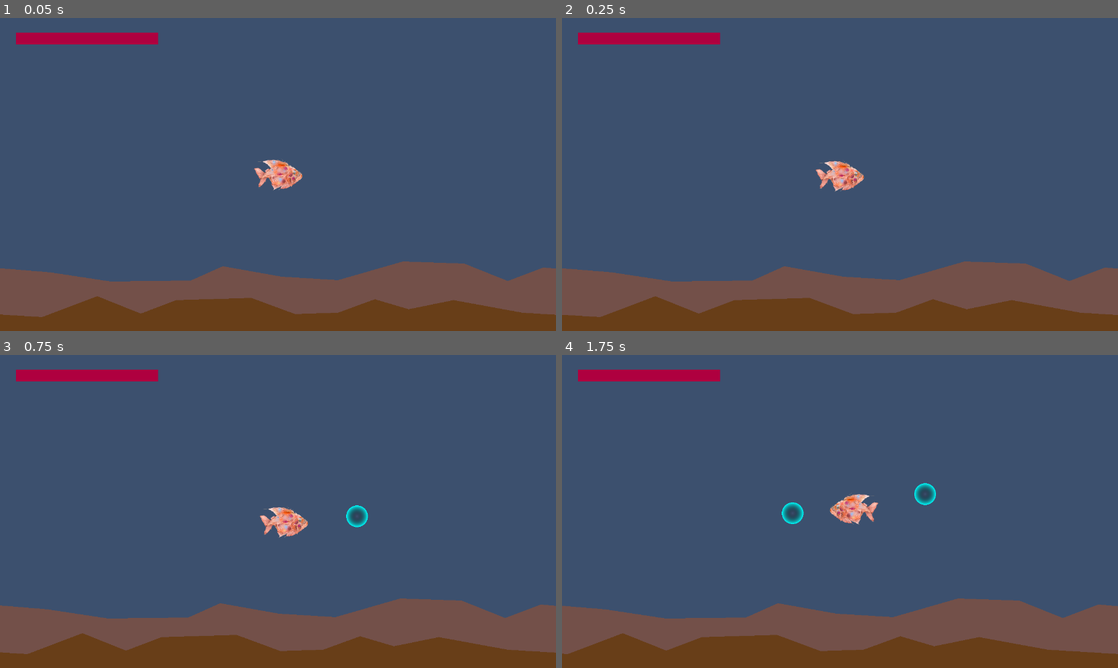
Above: before the commit, frames 1-4 (two rows, left to right).
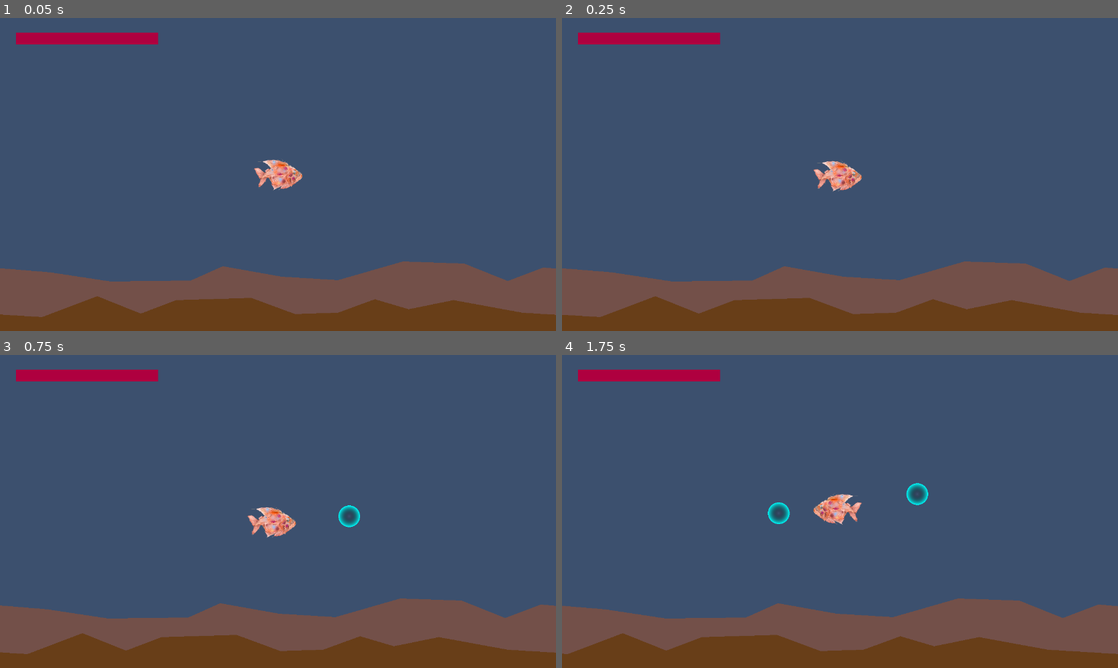
Above: after the commit, the same moments.

Repository: endertitan100/Ocusuk
Game: Godot game, scene res://Game.tscn
Same seed, same stepped clock (60 frames per second), same inputs: the game is played once before the commit and once after it.
Inputs:
- Up to frame 1 (0.05 s): no input
- Up to frame 2 (0.25 s): no input
- Up to frame 3 (0.75 s): hold D (right) from 0.53 s (still down); hold Q (shoot) from 0.53 s (still down)
- Up to frame 4 (1.75 s): tap Space (jump) at 0.77, 1.52 s; release D (right) at 1.28 s; release Q (shoot) at 1.28 s; hold A (left) from 1.28 s (still down); tap S (dive) at 1.35 s; tap Q (shoot) at 1.55 s

Frame 1 is identical in both runs. In frame 2, 0.4% of the frame differs, in the area x 45-55%, y 45-56%; in frame 3, 1.0%; in frame 4, 1.3%, in the area x 37-68%, y 40-55%.

Commit message:
Misc Changes

Diff:
--- a/Controller.gd
+++ b/Controller.gd
@@ -3,6 +3,7 @@
 @export var WaveSurgePower:float
 @export var MoveSpeed:float = 20
 @export var FloatStrength:float = 1.2
+@export var ShootCooldown:float = 0.35
 @onready var HealthBar: ProgressBar = $Health
 
 var Velocity = Vector2(0,0)
@@ -72,7 +73,7 @@
 	if event.is_action_pressed("jump") and Time.get_ticks_msec() - LastJump > 207:
 		Velocity.y = -1 * FloatStrength
 		LastJump = Time.get_ticks_msec()
-	elif event.is_action_pressed("shoot") and Time.get_ticks_msec() - LastShoot > 346:
+	elif event.is_action_pressed("shoot") and Time.get_ticks_msec() - LastShoot > ShootCooldown * 1000:
 		LastShoot = Time.get_ticks_msec()
 		ShootBubble()
 
--- a/Game.tscn
+++ b/Game.tscn
@@ -94,7 +94,7 @@
 material = SubResource("CanvasItemMaterial_qg2qc")
 mesh = SubResource("QuadMesh_7jaae")
 script = ExtResource("2_r31fr")
-WaveSurgePower = 1.0
+WaveSurgePower = 5.0
 
 [node name="Area2D" type="Area2D" parent="Player"]
 scale = Vector2(0.66, 1)
@@ -151,8 +151,8 @@
 
 [node name="EnemySpawner" type="Node2D" parent="."]
 script = ExtResource("2_fm45t")
-SpawnTime = 400
-SpawnRange = 1000
+SpawnTime = 4.0
+SpawnRange = 6.0
 
 [node name="FG" type="Parallax2D" parent="."]
 scroll_scale = Vector2(1.3, 1)
--- a/enemy_spawner.gd
+++ b/enemy_spawner.gd
@@ -3,8 +3,8 @@
 var Random = RandomNumberGenerator.new()
 var LastSpawn:int = 0
 var BaseEnemy = preload("res://enemy.tscn")
-@export var SpawnTime:int
-@export var SpawnRange:int
+@export var SpawnTime:float
+@export var SpawnRange:float
 # Called when the node enters the scene tree for the first time.
 func _ready():
 	pass # Replace with function body.
